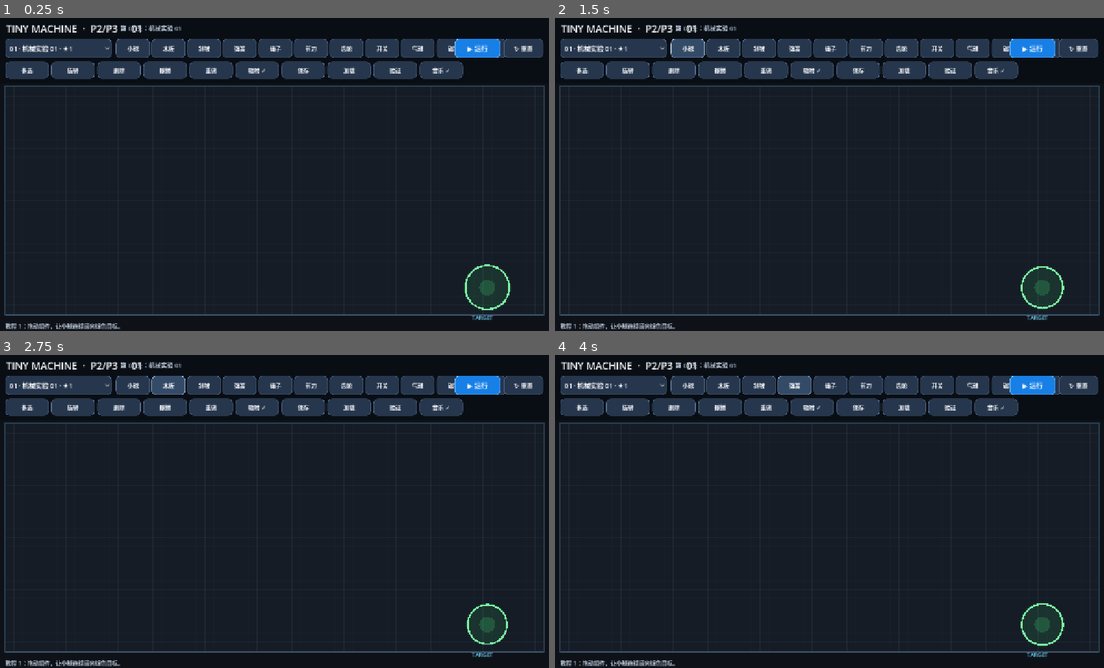
Above: before the commit, frames 1-4 (two rows, left to right).
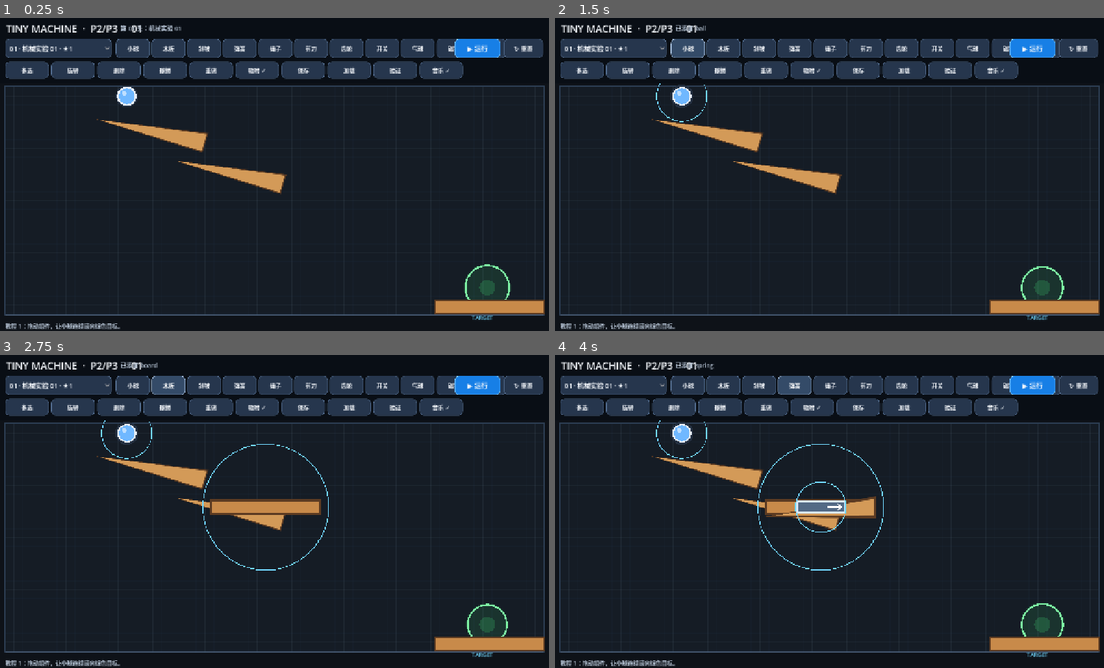
Above: after the commit, the same moments.

Repository: passwall787-del/tiny-machine
Game: Godot game, scene res://main.tscn
The game is run twice, just before and just after one commit, with the same random seed, the same clock (stepped at 60 frames per second) and the same inputs.
Inputs:
- Up to frame 1 (0.25 s): no input
- Up to frame 2 (1.5 s): click "01 · 机械实验 01 · ★1" at 0.5 s; click "小球" at 1.25 s
- Up to frame 3 (2.75 s): click "木板" at 2 s
- Up to frame 4 (4 s): click "斜坡" at 2.75 s; click "弹簧" at 3.5 s

The runs differ from the first frame. In frame 1, 2.5% of the frame differs, in the area x 17-100%, y 22-95%; in frame 2, 2.7%; in frame 3, 3.6%; in frame 4, 3.8%, in the area x 17-100%, y 2-95%.
Error before the commit: Parse Error: Cannot infer the type of "selected" variable because the value doesn't have a set type. (res://machine_component.gd:117)
Error after the commit: Invalid assignment of property or key 'pieces' with value of type 'Array' on a base object of type 'RefCounted (LevelData)'. (res://main.gd:342)

Commit message:
fix: resolve component type inference and strengthen script tests

Diff:
--- a/machine_component.gd
+++ b/machine_component.gd
@@ -114,7 +114,9 @@
         queue_redraw()
 
 func _draw() -> void:
-    var selected := editor != null and editor.has_method("is_piece_selected") and editor.is_piece_selected(self) and _is_editing()
+    var selected: bool = false
+    if editor != null and editor.has_method("is_piece_selected"):
+        selected = bool(editor.is_piece_selected(self)) and _is_editing()
     var outline := 5.0 if selected else 3.0
     match piece_type:
         "ball":
--- a/tests/test_runner.gd
+++ b/tests/test_runner.gd
@@ -11,8 +11,7 @@
         print("Tiny Machine automated tests: PASS")
         quit(0)
     else:
-        for failure in failures:
-            push_error(failure)
+        for failure in failures: push_error(failure)
         print("Tiny Machine automated tests: FAIL (%d)" % failures.size())
         quit(1)
 
@@ -20,8 +19,8 @@
     var scripts := ["main.gd","machine_component.gd","component_factory.gd","level_runtime.gd","level_data.gd","level_validator.gd","audio_manager.gd"]
     for path in scripts:
         var resource = load("res://" + path)
-        if resource == null or not resource is GDScript:
-            failures.append("script failed to parse/load: %s" % path)
+        if resource == null or not resource is GDScript or not resource.can_instantiate():
+            failures.append("script failed to parse/instantiate: %s" % path)
 
 func _test_level_catalog() -> void:
     var path := "res://levels.json"
@@ -33,25 +32,21 @@
         failures.append("levels.json root is not an object")
         return
     var raw_levels: Array = parsed.get("levels", [])
-    if raw_levels.size() < 30:
-        failures.append("official level count is %d, expected at least 30" % raw_levels.size())
+    if raw_levels.size() < 30: failures.append("official level count is %d, expected at least 30" % raw_levels.size())
     var seen := {}
     for raw in raw_levels:
         if not raw is Dictionary:
             failures.append("level entry is not an object")
             continue
         var level := LevelData.from_dict(raw)
-        if seen.has(level.id):
-            failures.append("duplicate level id %d" % level.id)
+        if seen.has(level.id): failures.append("duplicate level id %d" % level.id)
         seen[level.id] = true
         var validation := LevelValidator.validate(level)
-        if not validation.ok:
-            failures.append("level %d invalid: %s" % [level.id, "; ".join(validation.errors)])
+        if not validation.ok: failures.append("level %d invalid: %s" % [level.id, "; ".join(validation.errors)])
         var balls := 0
         for piece in level.pieces:
             if str(piece.get("type", "")) == "ball": balls += 1
-        if balls != 1:
-            failures.append("level %d must contain exactly one ball" % level.id)
+        if balls != 1: failures.append("level %d must contain exactly one ball" % level.id)
 
 func _test_level_serialization() -> void:
     var level := LevelData.new()
@@ -62,13 +57,11 @@
     level.slope_count = 4
     level.generate_pattern()
     var restored := LevelData.from_dict(level.to_dict())
-    if restored.id != level.id or restored.pieces.size() != level.pieces.size():
-        failures.append("LevelData serialization roundtrip failed")
+    if restored.id != level.id or restored.pieces.size() != level.pieces.size(): failures.append("LevelData serialization roundtrip failed")
 
 func _test_validator() -> void:
     var bad := LevelData.new()
     bad.goal_position = Vector2(-10, -10)
     bad.pieces = [{"type":"unknown","x":100,"y":100,"r":0}]
     var result := LevelValidator.validate(bad)
-    if result.ok:
-        failures.append("validator accepted an invalid level")
+    if result.ok: failures.append("validator accepted an invalid level")
